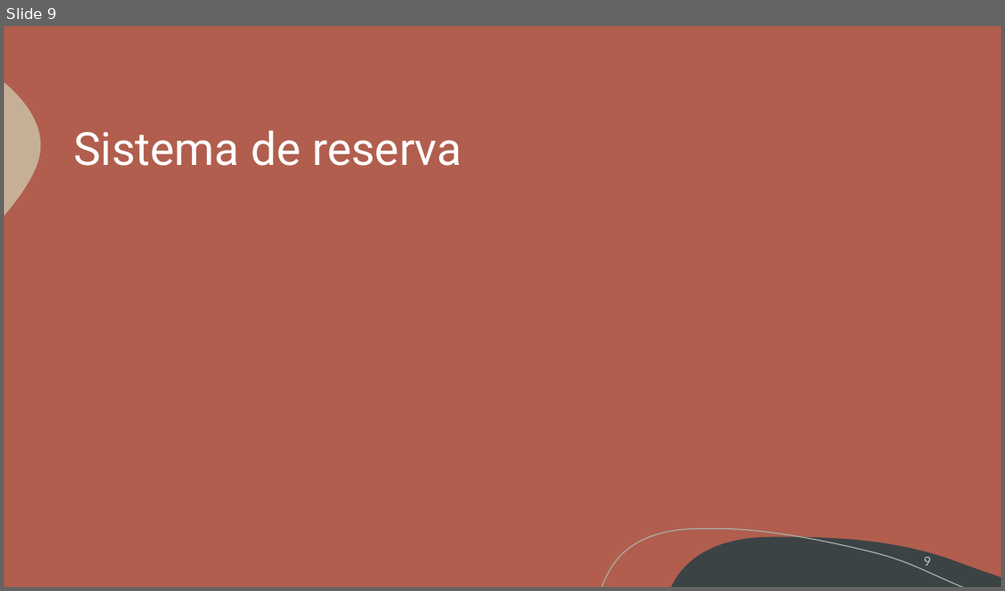
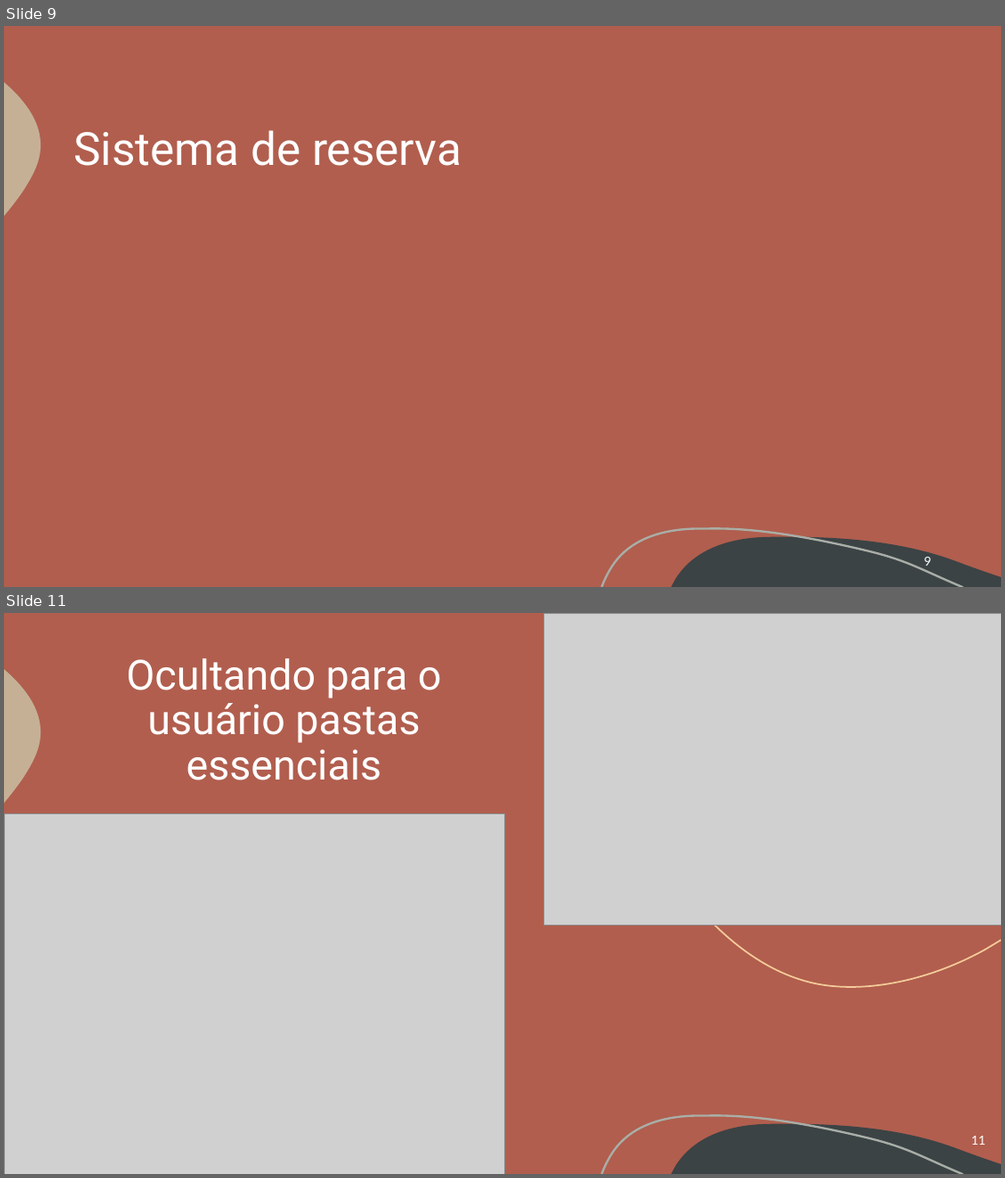
Before and after one commit to G4brielSilva/Focus-Trainee, a slide deck: Site/Acaiá Coffee Shop.pptx. Shown one above the other, each under a label of ours: slide 9 before the commit, slides 9 and 11 after it; the slides between them are not shown. The pictures are 1005x591 and 1005x1178 pixels, drawn with LibreOffice and Linux fonts; fonts in the diff are those of the drawing; grey boxes stand for pictures. Boxes give left, top, right and bottom in pixels: in the first picture for what was removed or moved away, otherwise in the second. Text is boxed around its words. In the diff, an @@ line names an element or a change of style, - is before the commit and + after.

```diff
--- a/Site/Acaiá Coffee Shop.pptx
+++ b/Site/Acaiá Coffee Shop.pptx
@@ slide 11 added at (x1=4, y1=613, x2=1001, y2=1174), background #B15E4E; not listed: 3 template elements that a slide beside it also shows @@
@@ picture added at (x1=544, y1=613, x2=1001, y2=925) @@
@@ freeform shape added at (x1=550, y1=613, x2=1001, y2=987), outline #F4CB99 1.5 pt @@
@@ text added at (x1=126, y1=658, x2=442, y2=780), 40 pt, text #FFFFFF @@
+Ocultando para o usuário pastas essenciais
@@ picture added at (x1=5, y1=814, x2=505, y2=1174) @@
@@ page number added at (x1=971, y1=1135, x2=986, y2=1144), 12 pt, text #FFFFFF @@
+11
@@ slide 9 changed as well @@
@@ freeform shape at (x1=601, y1=529, x2=963, y2=587): outline #A9AEA7 1 pt to #A9AEA7 2 pt @@
@@ page number at (x1=924, y1=556, x2=931, y2=565): text colour #FFFFFF at 70% opacity to #FFFFFF @@
```
Also in this commit, not shown: 11 other slides changed, 2 other slides added, 2 slides removed.
